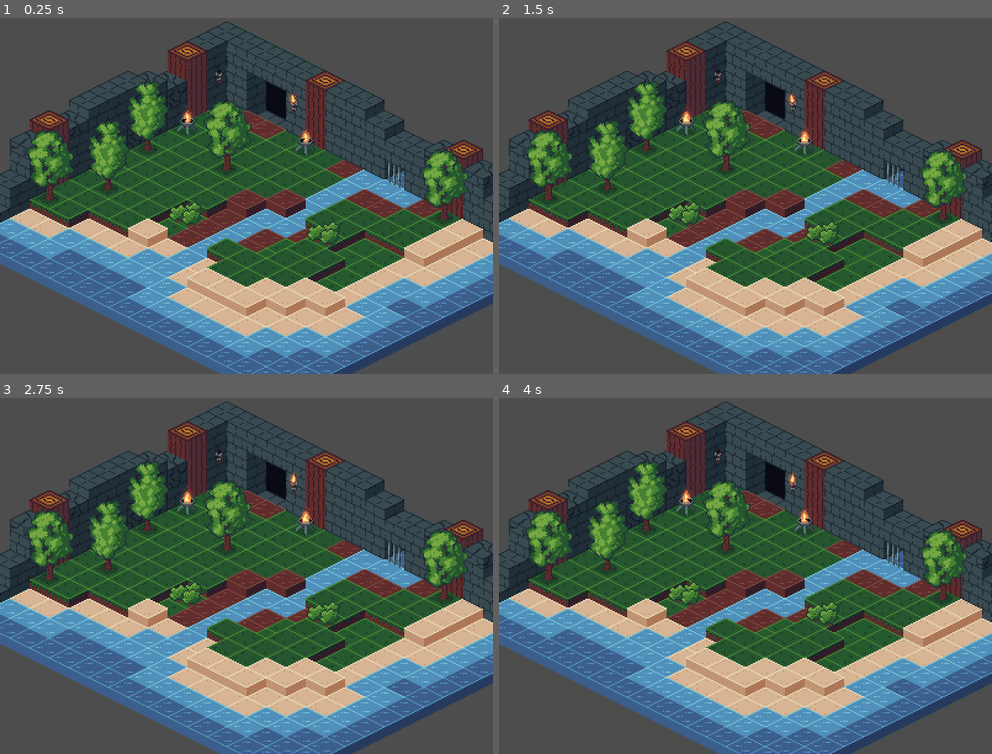
Above: before the commit, frames 1-4 (two rows, left to right).
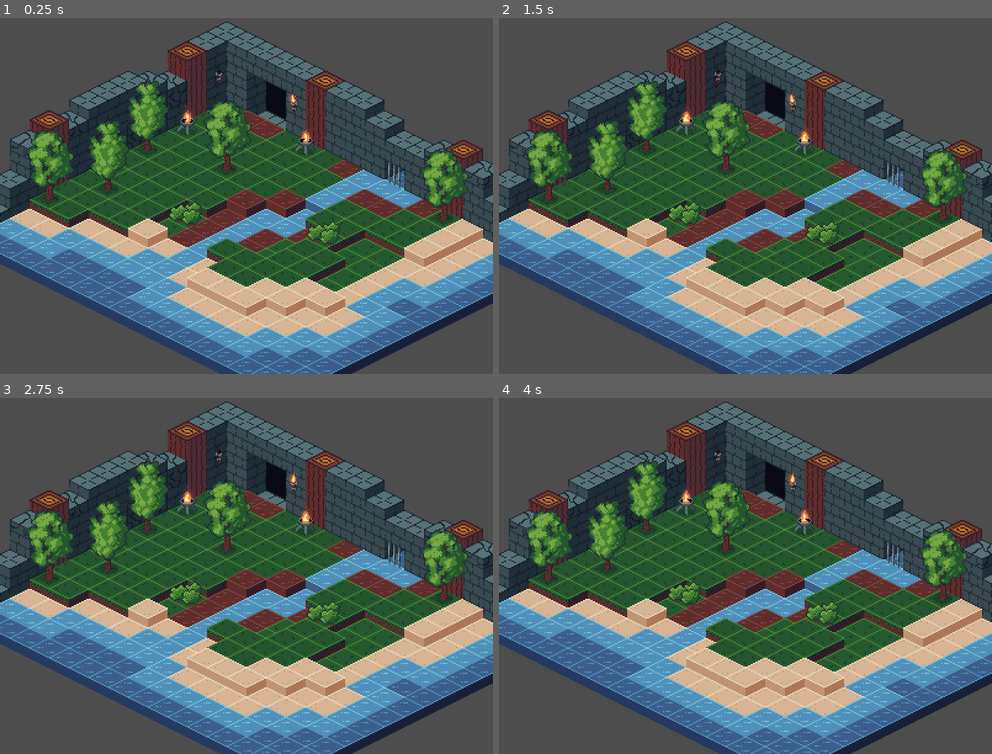
Above: after the commit, the same moments.

Repository: Paraldos/isometric
Game: Godot game, scene res://level.tscn
Same seed, same stepped clock (60 frames per second), same inputs: the game is played once before the commit and once after it.
Inputs:
- Up to frame 1 (0.25 s): no input
- Up to frame 2 (1.5 s): no input
- Up to frame 3 (2.75 s): no input
- Up to frame 4 (4 s): no input

The runs differ from the first frame. In frame 1, 5.5% of the frame differs, in the area x 0-100%, y 1-100%; in frame 2, 5.5%; in frame 3, 5.5%; in frame 4, 5.5%.

Commit message:
refactored water and main blocks

Diff:
--- a/level.tscn
+++ b/level.tscn
@@ -70,3 +70,5 @@
 
 [node name="Bush2" parent="Node2D" unique_id=992844775 instance=ExtResource("5_f2txt")]
 position = Vector2(256, 128)
+
+[editable path="Node2D/Torch2"]
Binary file changed: assets/img/main_blocks.aseprite
Binary file changed: assets/img/main_blocks.png
Binary file changed: assets/img/water_blocks-Sheet.png
Binary file changed: assets/img/water_blocks.aseprite
